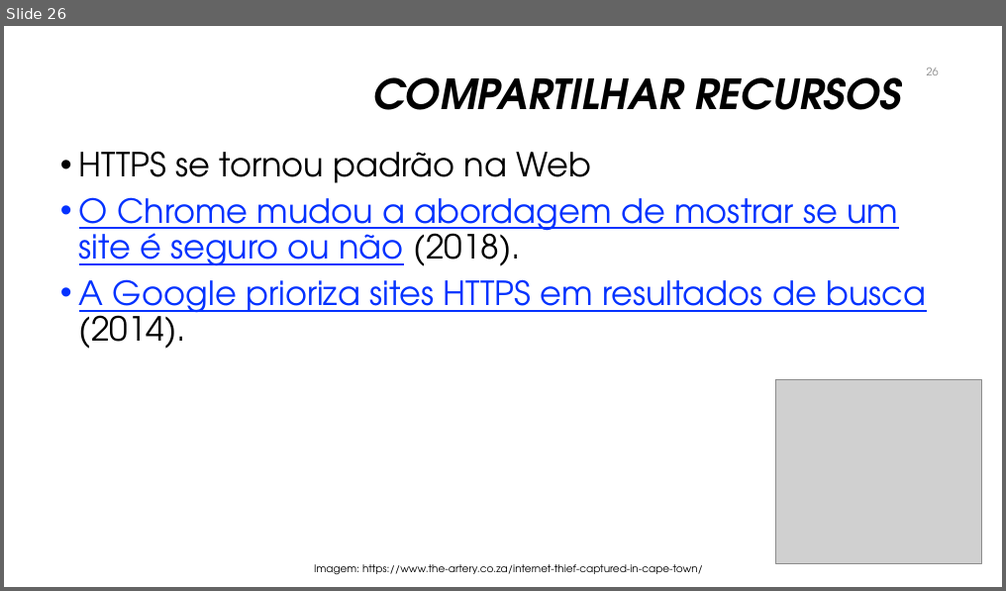
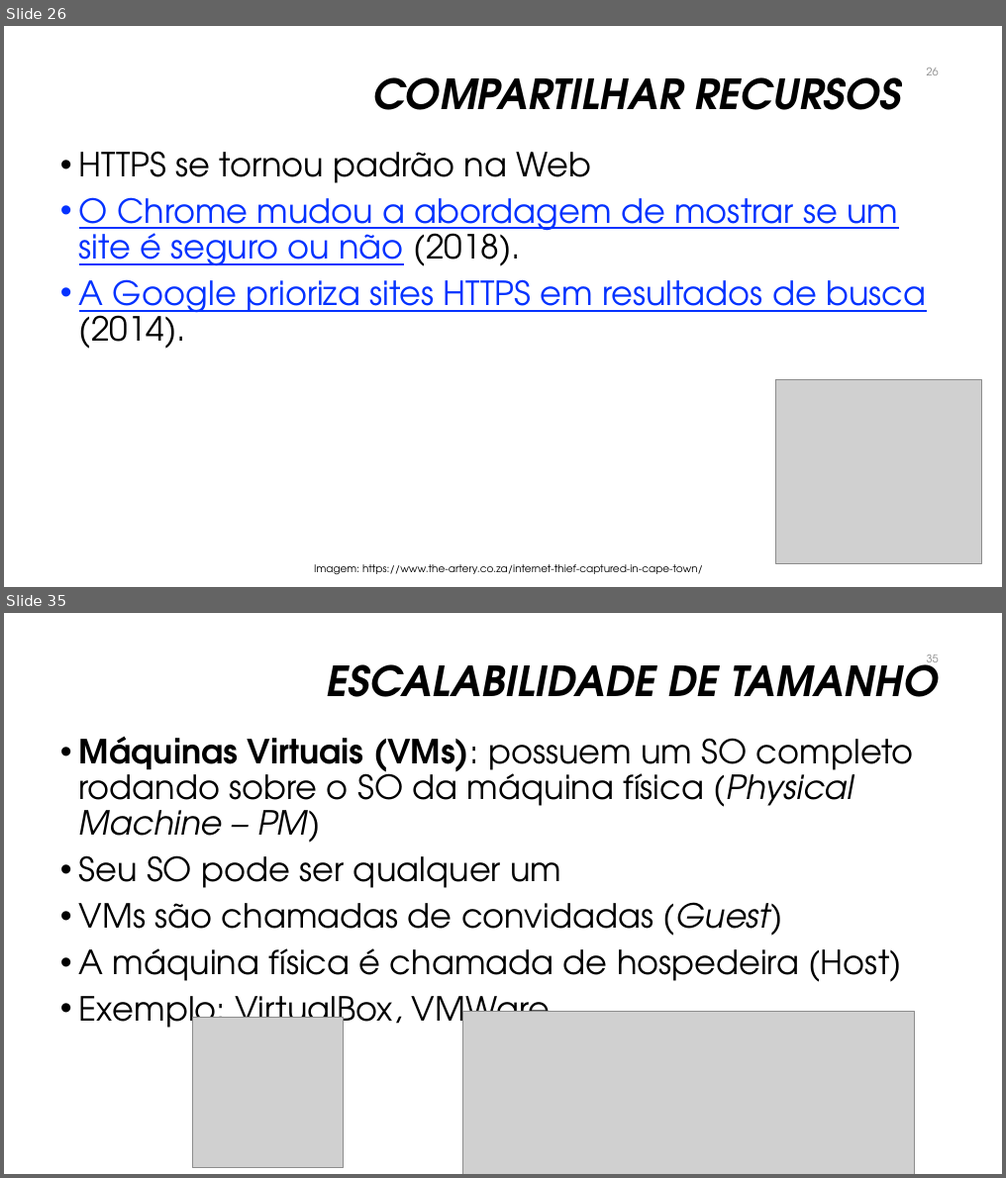
Before and after one commit to manoelcampos/sistemas-distribuidos, a slide deck: introducao-sd.pptx. Shown one above the other, each under a label of ours: slide 26 before the commit, slides 26 and 35 after it; the slides between them are not shown. The pictures are 1006x591 and 1006x1178 pixels, drawn with LibreOffice and Linux fonts; fonts in the diff are those of the drawing; grey boxes stand for pictures; background and template pictures are left out. Boxes give left, top, right and bottom in pixels: in the first picture for what was removed or moved away, otherwise in the second. Text is boxed around its words. In the diff, an @@ line names an element or a change of style, - is before the commit and + after.

```diff
--- a/introducao-sd.pptx
+++ b/introducao-sd.pptx
@@ slide 35 added at box(4, 613, 1002, 1174), background #FFFFFF @@
@@ title added at box(327, 655, 938, 697), 40 pt, text #000000, bold, italic @@
+ESCALABILIDADE DE TAMANHO
@@ page number added at box(927, 655, 939, 669), 10.5 pt, text #8C8C8C @@
+35
@@ text added at box(79, 736, 914, 1037), 32 pt, text #000000 @@
+• Máquinas Virtuais (VMs): possuem um SO completo rodando sobre o SO da máquina física (Physical Machine – PM)
+• Seu SO pode ser qualquer um
+• VMs são chamadas de convidadas (Guest)
+• A máquina física é chamada de hospedeira (Host)
+• Exemplo: VirtualBox, VMWare
@@ picture added at box(193, 1018, 344, 1168) @@
@@ picture added at box(463, 1011, 915, 1174) @@
```
Also in this commit, not shown: 2 slides changed, 33 other slides added, 12 other files.
